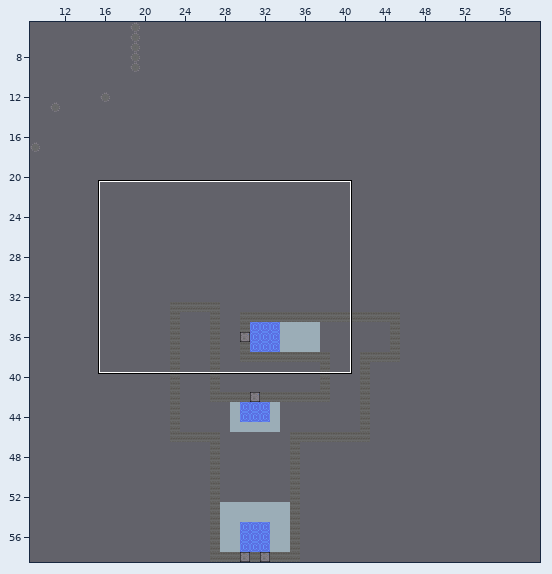
Tiled map: android/assets/test.tmx. Above, an overview of the earlier version with the close-up marked.
Close-up. Before the commit:
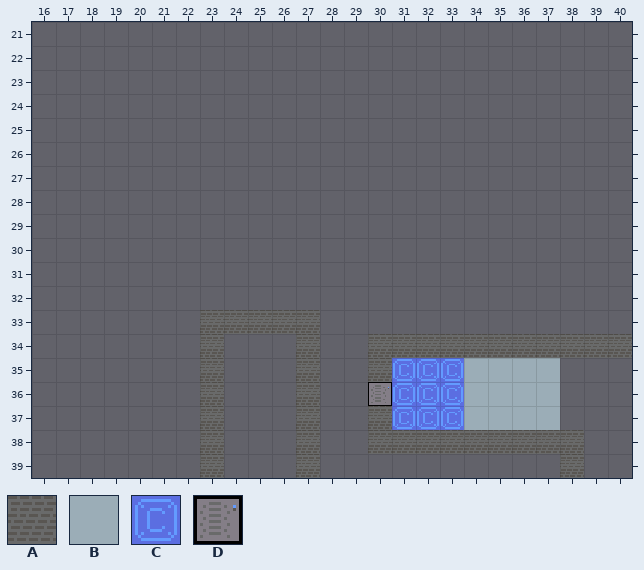
Cells are 16x16 px. Shown: x 16..40, y 21..39. The commit also changed other parts of the map, which this record leaves out.
Key: from "tileset": A 2, B 4, C 6, D 10.
_ is an empty cell.
Layers that did not change in this view are not listed.
Layer "foreground" before, first column x 16:
21 _________________________
22 _________________________
23 _________________________
24 _________________________
25 _________________________
26 _________________________
27 _________________________
28 _________________________
29 _________________________
30 _________________________
31 _________________________
32 _________________________
33 _______AAAAA_____________
34 _______A___A__AAAAAAAAAAA
35 _______A___A__ACCCBBBB___
36 _______A___A__DCCCBBBB___
37 _______A___A__ACCCBBBB___
38 _______A___A__AAAAAAAAA__
39 _______A___A__________A__
After:
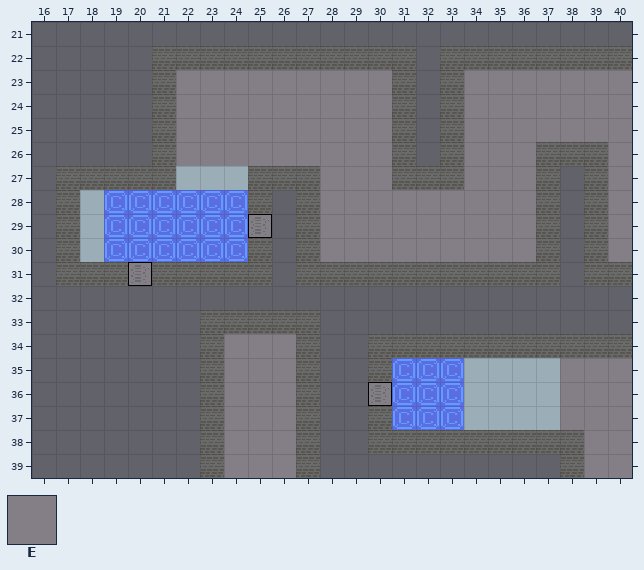
Further tiles: from "tileset": E 3.
Diff:
Changed rows in their new state; . is an unchanged cell.
Layer "foreground":
first column x 17:
22 ....AAAAAAAAAAA.AAAAAAAA
23 ....AEEEEEEEEEA.AEEEEEEE
24 ....AEEEEEEEEEA.AEEEEEEE
25 ....AEEEEEEEEEA.AEEEEEEE
26 ....AEEEEEEEEEA.AEEEAAAE
27 AAAAABBBAAAEEEAAAEEEA.AE
28 ABCCCCCCA.AEEEEEEEEEA.AE
29 ABCCCCCCD.AEEEEEEEEEA.AE
30 ABCCCCCCA.AEEEEEEEEEA.AE
31 AAADAAAAA.AAAAAAAAAAA.AA
34 .......EEE..............
35 .......EEE...........EEE
36 .......EEE...........EEE
37 .......EEE...........EEE
38 .......EEE............EE
39 .......EEE............EE
